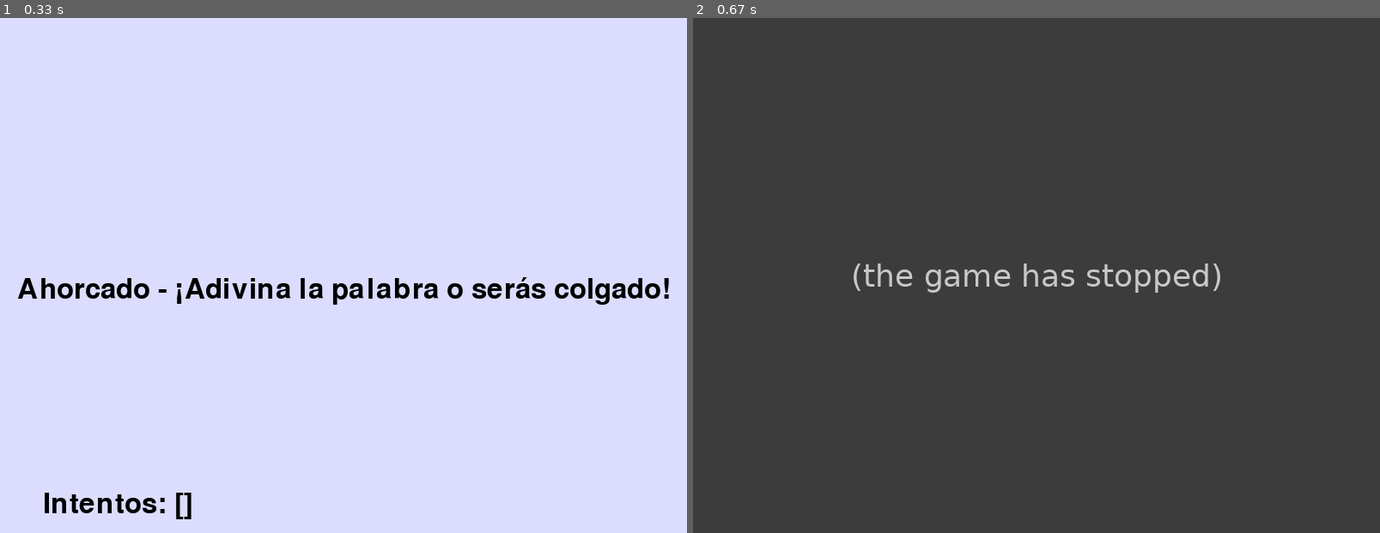
Above: before the commit, frames 1-2 (left to right).
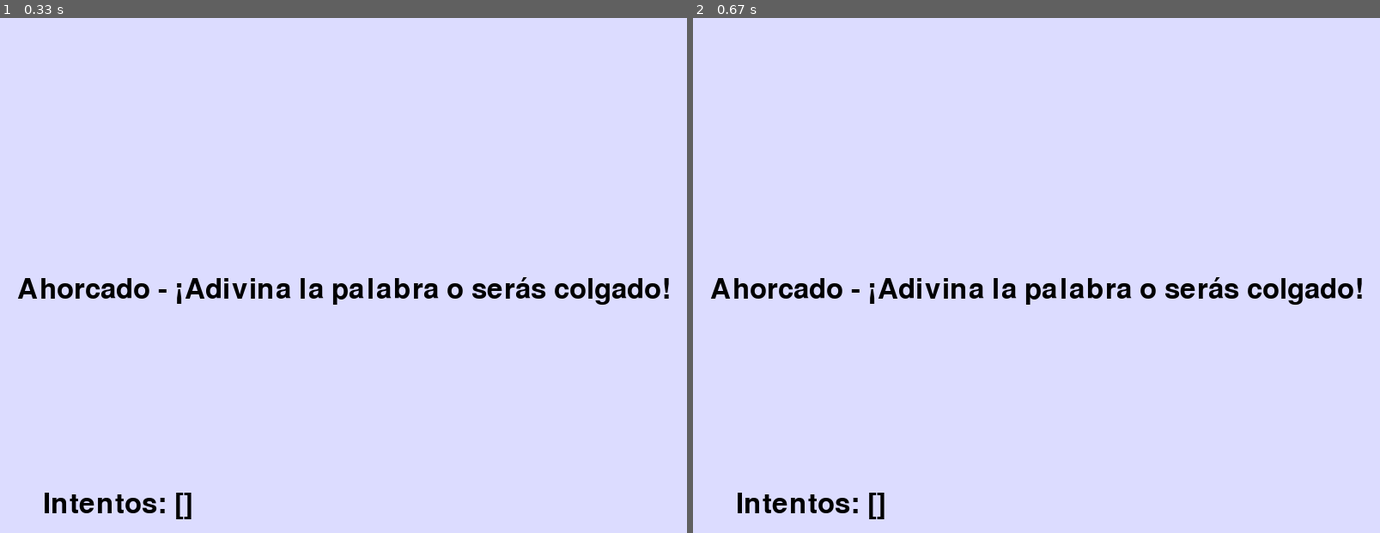
Above: after the commit, the same moments.

Repository: AlanCintora/Ahorcado_pygame
Game: pygame game, started from main.py
The game is run twice, just before and just after one commit, with the same random seed, the same clock (stepped at 60 frames per second) and the same inputs.
Inputs:
- Up to frame 1 (0.33 s): no input
- Up to frame 2 (0.67 s): tap Enter at 0.33 s

Frame 1 is identical in both runs. In frame 2, 100% of the frame differs, in the area x 0-100%, y 0-100%.
Before the commit the program exited at 0.37 s; later frames show no game.

Commit message:
se modifica musica de background y evento.key

Diff:
--- a/main.py
+++ b/main.py
@@ -56,6 +56,7 @@
     errores = 0    # Contador de errores
     return intentos, errores
 
+
 # ----------------- BUCLE PRINCIPAL -----------------
 def jugar():
     # 1. Cargar palabras desde archivo y elegir una al azar
@@ -80,8 +81,8 @@
             if evento.type == pygame.QUIT:
                jugando = False
             elif evento.type == pygame.KEYDOWN:
-                 if pygame.K_ESCAPE:
-                     jugando = False
+                if evento.key == pygame.K_ESCAPE:
+                    jugando = False
 
         pygame.display.update()
         pygame.display.flip()
